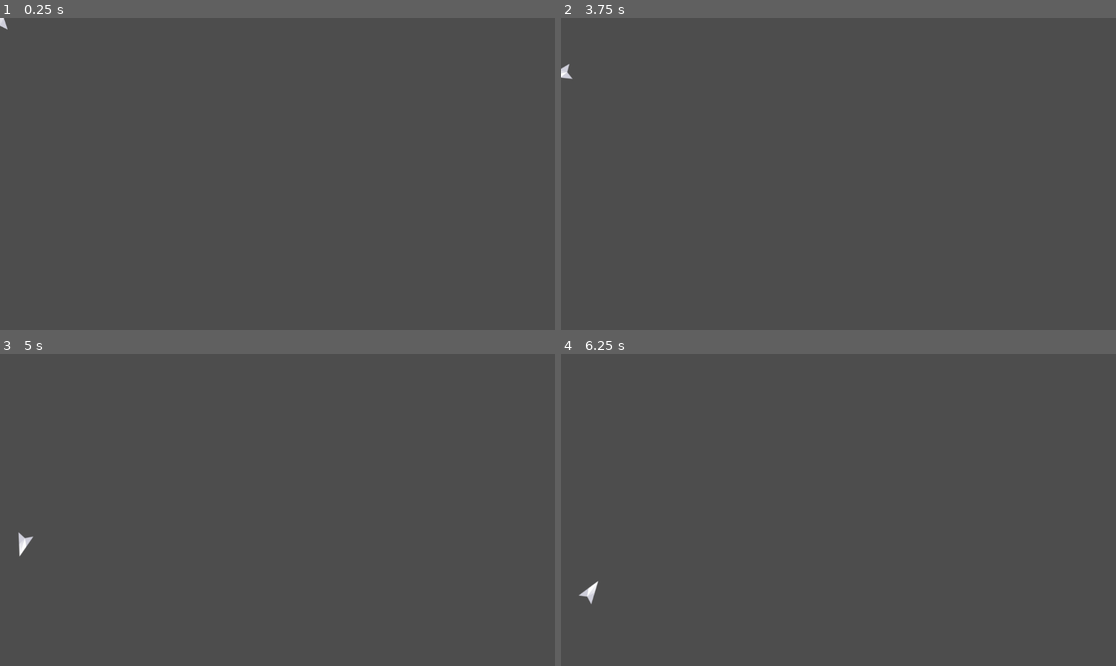
Above: before the commit, frames 1-4 (two rows, left to right).
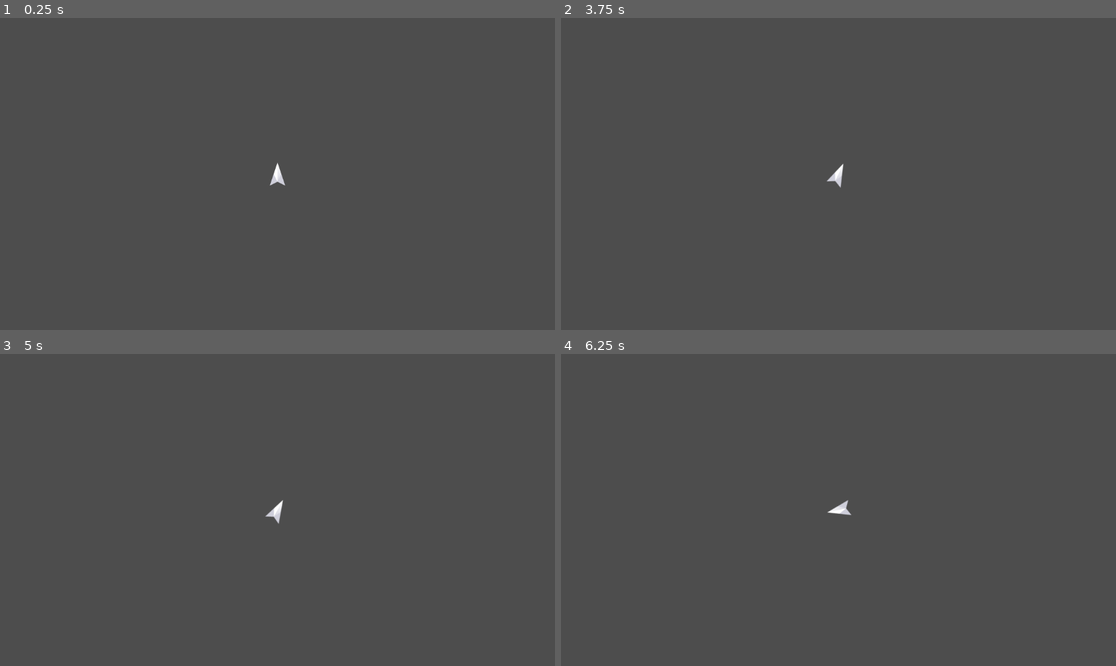
Above: after the commit, the same moments.

Repository: magladde/barrowlands
Game: Godot game, scene res://scenes/ship.tscn
The game is run twice, just before and just after one commit, with the same random seed, the same clock (stepped at 60 frames per second) and the same inputs.
Inputs:
- Up to frame 1 (0.25 s): no input
- Up to frame 2 (3.75 s): tap Enter at 0.5, 3.5 s; hold Right (turn_right) 0.53-1.28 s; tap Down (rotate_ship) every 0.75 s from 0.6 to 3.6 s; hold H (brake) 1.28-2.03 s; tap Space (thrust) at 2 s; hold Right (turn_right) 2.03-2.78 s; hold Space (thrust) 2.78-3.53 s; hold Left (turn_left) from 3.53 s (still down)
- Up to frame 3 (5 s): keep holding Left (turn_left); tap Down (rotate_ship) at 4.35 s
- Up to frame 4 (6.25 s): release Left (turn_left) at 5.03 s; hold H (brake) 5.03-5.78 s; tap Down (rotate_ship) at 5.1, 5.85 s; hold Right (turn_right) from 5.78 s (still down)

The runs differ from the first frame. In frame 1, 0.1% of the frame differs, in the area x 0-52%, y 0-54%; in frame 2, 0.2%; in frame 3, 0.2%; in frame 4, 0.2%, in the area x 3-53%, y 46-81%.

Commit message:
Adding singletons
Adding game_controller singleton as well as system_data singleton to manage loading data from json and changing scenes

Diff:
--- /dev/null
+++ b/02_dynamic_system_generation/dynamic_system_generation/data/systems.json
@@ -0,0 +1,9 @@
+{
+  "sol": {
+	"background": "res://assets/sol/background.png",
+	"planet": {
+	  "sprite": "res://assets/planet03.png",
+	  "position": [200, 0]
+	}
+  }
+}
--- /dev/null
+++ b/02_dynamic_system_generation/dynamic_system_generation/game_controller.gd
@@ -0,0 +1,4 @@
+extends Node
+
+func jump_to(system_id: String):
+	pass
--- a/02_dynamic_system_generation/dynamic_system_generation/project.godot
+++ b/02_dynamic_system_generation/dynamic_system_generation/project.godot
@@ -14,6 +14,11 @@
 run/main_scene="uid://b1dtnt2yw22f2"
 config/features=PackedStringArray("4.4", "Mobile")
 config/icon="res://icon.svg"
+
+[autoload]
+
+GameController="*res://game_controller.gd"
+SystemData="*res://system_data.gd"
 
 [input]
 
@@ -43,6 +48,11 @@
 "events": [Object(InputEventKey,"resource_local_to_scene":false,"resource_name":"","device":-1,"window_id":0,"alt_press …(195 unchanged characters)…
 ]
 }
+warp={
+"deadzone": 0.2,
+"events": [Object(InputEventKey,"resource_local_to_scene":false,"resource_name":"","device":-1,"window_id":0,"alt_pressed":false,"shift_pressed":false,"ctrl_pressed":false,"meta_pressed":false,"pressed":false,"keycode":0,"physical_keycode":87,"key_label":0,"unicode":119,"location":0,"echo":false,"script":null)
+]
+}
 
 [rendering]
 
--- /dev/null
+++ b/02_dynamic_system_generation/dynamic_system_generation/scenes/area_2d.gd
@@ -0,0 +1,10 @@
+extends Area2D
+
+
+func _on_body_entered(body: Node2D) -> void:
+	print("body entered jump point")
+	if body.name == "Ship":
+		print("good to warp")
+		emit_signal("jump_requested", "sol")
+	else:
+		print("must be some other object")
--- a/02_dynamic_system_generation/dynamic_system_generation/scenes/choose_planet.tscn
+++ b/02_dynamic_system_generation/dynamic_system_generation/scenes/choose_planet.tscn
@@ -1,6 +1,9 @@
-[gd_scene load_steps=4 format=3 uid="uid://bqmvfd0y675ut"]
+[gd_scene load_steps=8 format=3 uid="uid://bqmvfd0y675ut"]
 
 [ext_resource type="Texture2D" uid="uid://8hv5vhg6v0" path="res://assets/choose_screen_background.png" id="1_k8l0m"]
+[ext_resource type="PackedScene" uid="uid://b1dtnt2yw22f2" path="res://scenes/ship.tscn" id="2_wewfs"]
+[ext_resource type="Script" uid="uid://dkfdmh4po4tbl" path="res://scenes/area_2d.gd" id="3_j2epw"]
+[ext_resource type="Texture2D" uid="uid://cdx4x1v5myl7h" path="res://assets/light4.png" id="3_mdbrl"]
 
 [sub_resource type="RectangleShape2D" id="RectangleShape2D_wewfs"]
 size = Vector2(3070, 24)
@@ -8,9 +11,13 @@
 [sub_resource type="RectangleShape2D" id="RectangleShape2D_mdbrl"]
 size = Vector2(27, 3050)
 
+[sub_resource type="CircleShape2D" id="CircleShape2D_j2epw"]
+radius = 104.043
+
 [node name="ChoosePlanet" type="Node2D"]
 
 [node name="TextureRect" type="TextureRect" parent="."]
+modulate = Color(0.258824, 0.498039, 1, 1)
 offset_right = 40.0
 offset_bottom = 40.0
 texture = ExtResource("1_k8l0m")
@@ -32,3 +39,33 @@
 [node name="RightBoundary" type="CollisionShape2D" parent="Boundaries"]
 position = Vector2(3001, 1523)
 shape = SubResource("RectangleShape2D_mdbrl")
+
+[node name="PlanetOne" type="Node" parent="."]
+
+[node name="Sprite2D" type="Sprite2D" parent="PlanetOne"]
+position = Vector2(1036, 1466)
+scale = Vector2(0.2, 0.2)
+texture = ExtResource("3_mdbrl")
+
+[node name="Area2D" type="Area2D" parent="PlanetOne"]
+script = ExtResource("3_j2epw")
+
+[node name="CollisionShape2D" type="CollisionShape2D" parent="PlanetOne/Area2D"]
+position = Vector2(1036, 1465)
+shape = SubResource("CircleShape2D_j2epw")
+
+[node name="Label" type="Label" parent="PlanetOne"]
+offset_left = 903.0
+offset_top = 1230.0
+offset_right = 1116.0
+offset_bottom = 1343.0
+theme_override_colors/font_color = Color(0, 0, 0, 1)
+theme_override_font_sizes/font_size = 40
+text = "Planet One Warp Point
+"
+
+[node name="Ship" parent="." instance=ExtResource("2_wewfs")]
+z_index = 1
+position = Vector2(1500, 1500)
+
+[connection signal="body_entered" from="PlanetOne/Area2D" to="PlanetOne/Area2D" method="_on_body_entered"]
--- /dev/null
+++ b/02_dynamic_system_generation/dynamic_system_generation/scenes/planet_one.gd
@@ -0,0 +1 @@
+extends Node
--- a/02_dynamic_system_generation/dynamic_system_generation/scenes/ship.gd
+++ b/02_dynamic_system_generation/dynamic_system_generation/scenes/ship.gd
@@ -19,10 +19,6 @@
 	if Input.is_action_pressed("thrust"):
 		velocity = velocity + (Vector2.UP.rotated(rotation) * thrust * delta)
 
-	if Input.is_action_just_pressed("rotate_ship"):
-		rotation = lerp_angle(rotation, -rotation, rotation_speed)
-
-
 	if Input.is_action_pressed("brake"):
 		braking = true
 
--- a/02_dynamic_system_generation/dynamic_system_generation/scenes/ship.tscn
+++ b/02_dynamic_system_generation/dynamic_system_generation/scenes/ship.tscn
@@ -11,3 +11,5 @@
 
 [node name="CollisionPolygon2D" type="CollisionPolygon2D" parent="."]
 polygon = PackedVector2Array(0, -26, 17, 25, 0, 17, -18, 26)
+
+[node name="Camera2D" type="Camera2D" parent="."]
--- /dev/null
+++ b/02_dynamic_system_generation/dynamic_system_generation/system_data.gd
@@ -0,0 +1,11 @@
+extends Node
+
+var systems = {}
+
+func _ready() -> void:
+	var file = FileAccess.open("res://data/systems.json", FileAccess.READ)
+	if file:
+		systems = JSON.parse_string(file.get_as_text())
+		if systems == null:
+			print("parsing systems.json failed")
+		file.close()
Binary file changed: 02_dynamic_system_generation/dynamic_system_generation/assets/choose_screen_background.png
Binary file added: 02_dynamic_system_generation/dynamic_system_generation/assets/light4.png
Not shown, added: 02_dynamic_system_generation/dynamic_system_generation/assets/light4.png.import
Binary file added: 02_dynamic_system_generation/dynamic_system_generation/assets/sol/background.png
Not shown, added: 02_dynamic_system_generation/dynamic_system_generation/assets/sol/background.png.import
Binary file added: 02_dynamic_system_generation/dynamic_system_generation/assets/sol/planet03.png
Not shown, added: 02_dynamic_system_generation/dynamic_system_generation/assets/sol/planet03.png.import
Not shown, added: 02_dynamic_system_generation/dynamic_system_generation/game_controller.gd.uid
Not shown, added: 02_dynamic_system_generation/dynamic_system_generation/scenes/area_2d.gd.uid
Not shown, added: 02_dynamic_system_generation/dynamic_system_generation/scenes/planet_one.gd.uid
Not shown, added: 02_dynamic_system_generation/dynamic_system_generation/system_data.gd.uid
Not shown, added: 02_dynamic_system_generation/dynamic_system_generation/assets/choose_screen_background.png~
